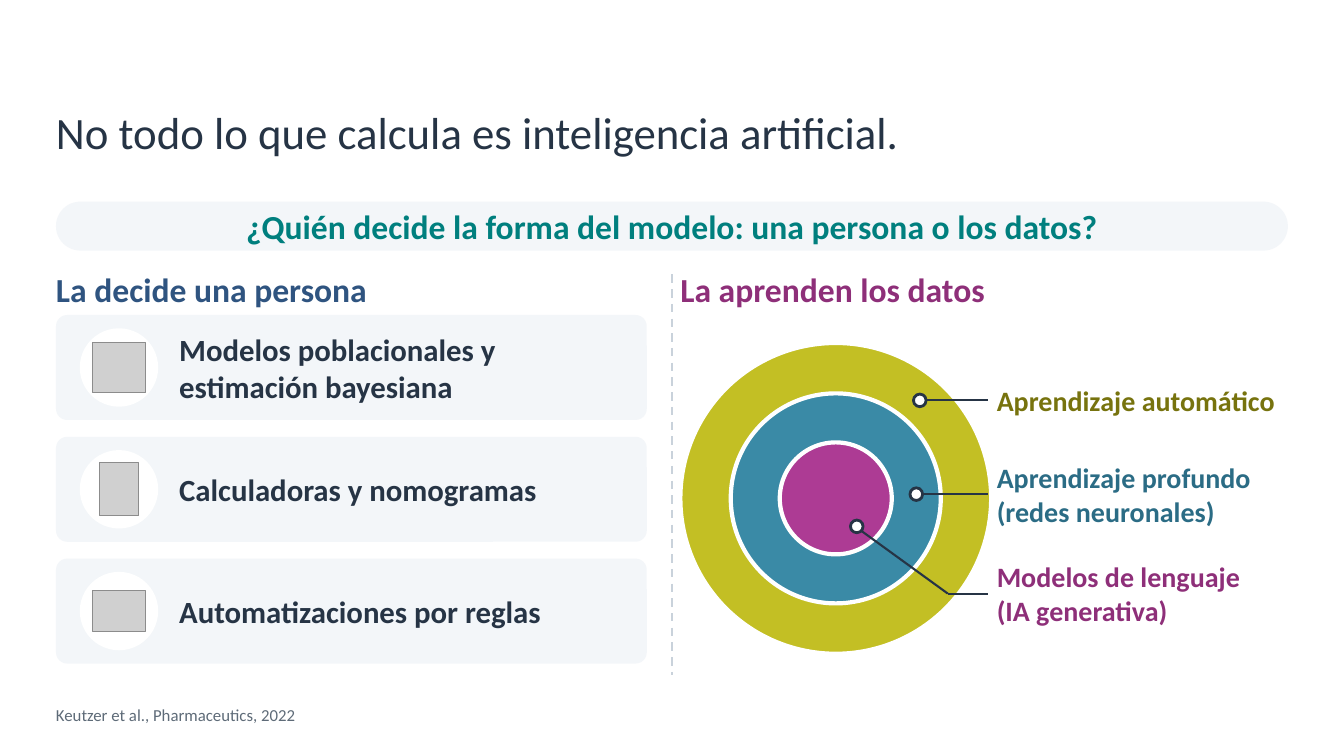
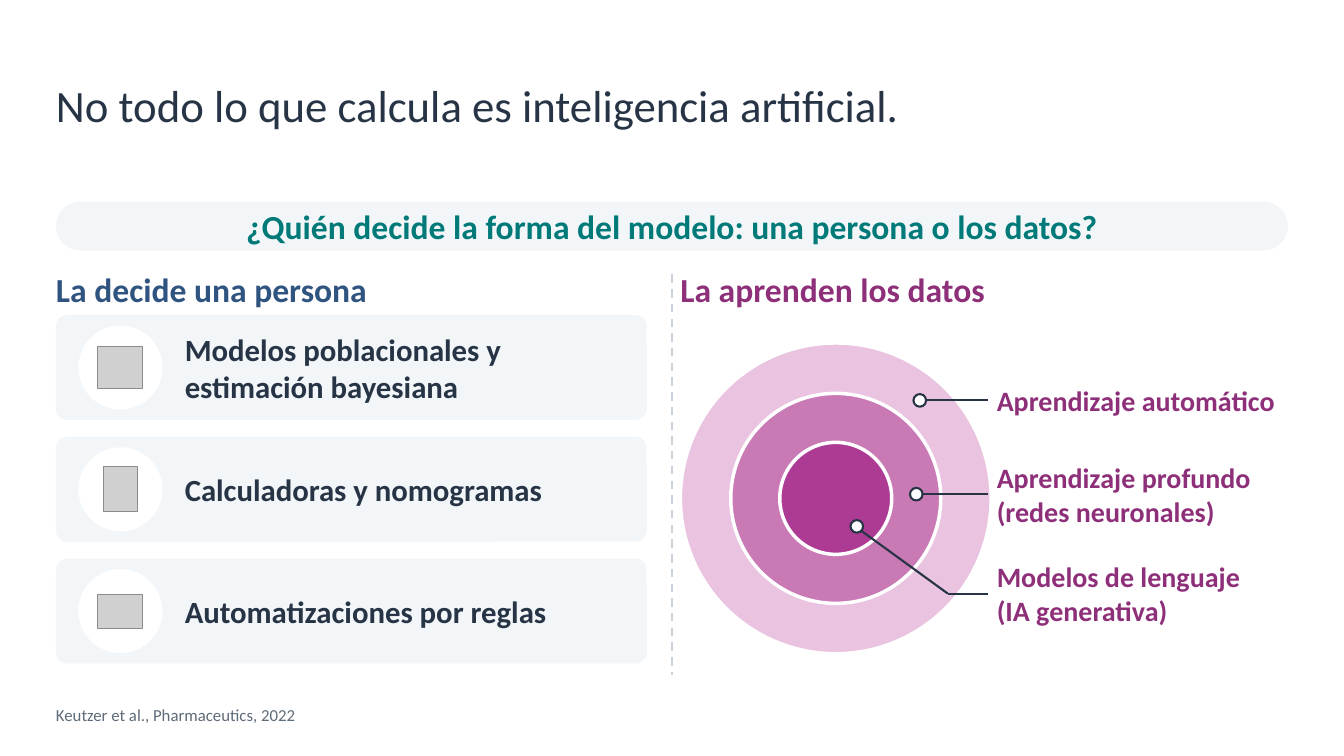
Before and after one commit to amonterodel/academic-pptx-skill, a slide deck: slide 3 of examples/sefh-71-ia-tdm/salida/ponencia-ia-tdm-montero.pptx. Drawn at 1344x756 pixels with LibreOffice and Linux fonts; fonts in the diff are those of the drawing; grey boxes stand for pictures; background and template pictures are left out. Boxes give left, top, right and bottom in pixels: in the first picture for what was removed or moved away, otherwise in the second. Text is boxed around its words. In the diff, an @@ line names an element or a change of style, - is before the commit and + after.

```diff
--- a/examples/sefh-71-ia-tdm/salida/ponencia-ia-tdm-montero.pptx
+++ b/examples/sefh-71-ia-tdm/salida/ponencia-ia-tdm-montero.pptx
@@ text "No todo lo que calcula ..." at bbox=[56, 91, 898, 130]: vertical alignment middle to top @@
@@ ellipse: place and size @@
-ellipse at bbox=[80, 329, 158, 407]
+ellipse at bbox=[79, 326, 162, 409]
@@ text "Modelos poblacionales y estimación bayesiana": place and size @@
-text "Modelos poblacionales y estimación bayesiana" at bbox=[179, 339, 496, 403]
+text "Modelos poblacionales y estimación bayesiana" at bbox=[185, 339, 501, 403]
@@ picture: place and size @@
-picture at bbox=[93, 343, 146, 393]
+picture at bbox=[98, 347, 142, 389]
@@ ellipse at bbox=[681, 343, 991, 653]: fill #C3BF24 to #E9C3DF; outline #FFFFFF 3 pt to #FFFFFF 2.5 pt @@
@@ text "Aprendizaje automático" at bbox=[997, 391, 1275, 416]: text colour #77730E to #8E2F79 @@
@@ ellipse at bbox=[731, 393, 941, 603]: fill #3A8AA6 to #C97AB5; outline #FFFFFF 3 pt to #FFFFFF 2.5 pt @@
@@ ellipse at bbox=[913, 394, 926, 406]: outline #263445 2 pt to #263445 1.5 pt @@
@@ ellipse: place and size @@
-ellipse at bbox=[80, 451, 158, 529]
+ellipse at bbox=[79, 448, 162, 531]
@@ text "Calculadoras y nomogramas": place and size @@
-text "Calculadoras y nomogramas" at bbox=[179, 479, 536, 507]
+text "Calculadoras y nomogramas" at bbox=[185, 479, 542, 507]
@@ ellipse at bbox=[780, 443, 892, 555]: outline #FFFFFF 3 pt to #FFFFFF 2.5 pt @@
@@ picture: place and size @@
-picture at bbox=[99, 463, 138, 516]
+picture at bbox=[104, 467, 137, 511]
@@ text at bbox=[997, 468, 1251, 526]: text changed; text colour #2B6C85 to #8E2F79 @@
-Aprendizaje profundo
-(redes neuronales)
+Aprendizaje profundo
+(redes neuronales)
@@ ellipse at bbox=[910, 488, 923, 500]: outline #263445 2 pt to #263445 1.5 pt @@
@@ text "Automatizaciones por reglas": place and size @@
-text "Automatizaciones por reglas" at bbox=[179, 601, 541, 628]
+text "Automatizaciones por reglas" at bbox=[185, 601, 547, 629]
@@ ellipse: place and size @@
-ellipse at bbox=[80, 572, 158, 650]
+ellipse at bbox=[79, 570, 162, 653]
@@ picture: place and size @@
-picture at bbox=[93, 591, 146, 631]
+picture at bbox=[98, 594, 142, 628]
```
Also in this commit, not shown: 8 other slides changed, 29 other files.
